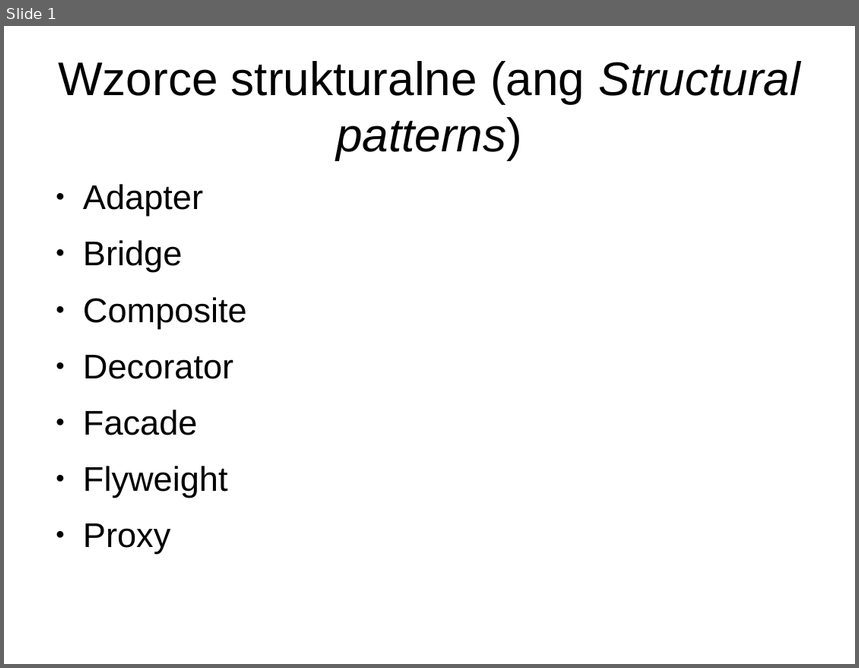
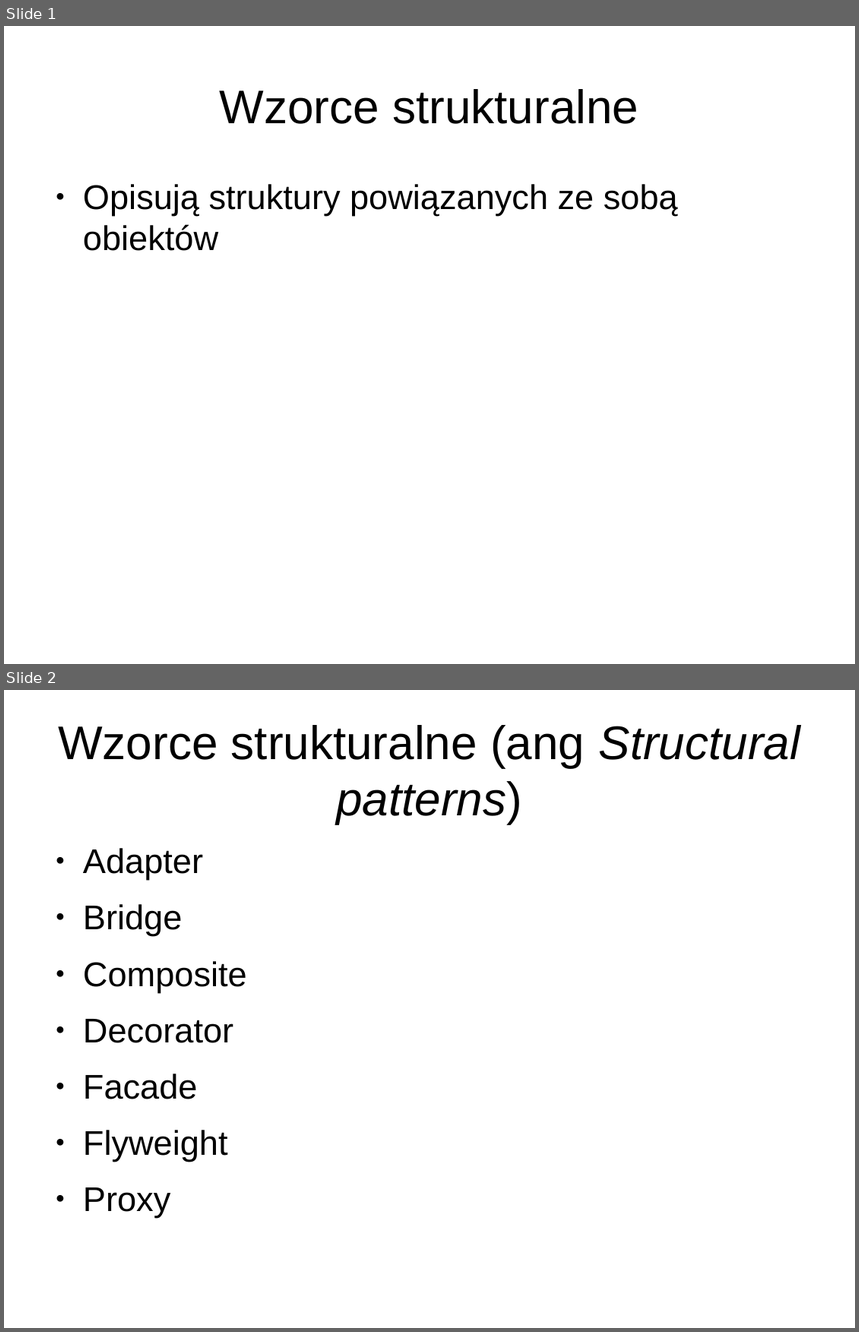
Before and after one commit to anicos/wzorce-projektowe-prezentacja, a slide deck: Part_2.odp. Shown one above the other, each under a label of ours: slide 1 before the commit, slides 1 and 2 after it. The pictures are 859x668 and 859x1332 pixels, drawn with LibreOffice and Linux fonts; fonts in the diff are those of the drawing. Boxes give left, top, right and bottom in pixels: in the first picture for what was removed or moved away, otherwise in the second. Text is boxed around its words. In the diff, an @@ line names an element or a change of style, - is before the commit and + after.

```diff
--- a/Part_2.odp
+++ b/Part_2.odp
@@ slide 1 added at (4,26,855,664), background #FFFFFF @@
@@ title added at (220,89,639,124), 44 pt, text #000000 @@
+Wzorce strukturalne
@@ text added at (83,184,678,251), 32 pt, text #000000 @@
+● Opisują struktury powiązanych ze sobą obiektów
@@ what was slide 1 is now slide 2 @@
```
Also in this commit, not shown: 1 slide changed, 11 other slides added.
